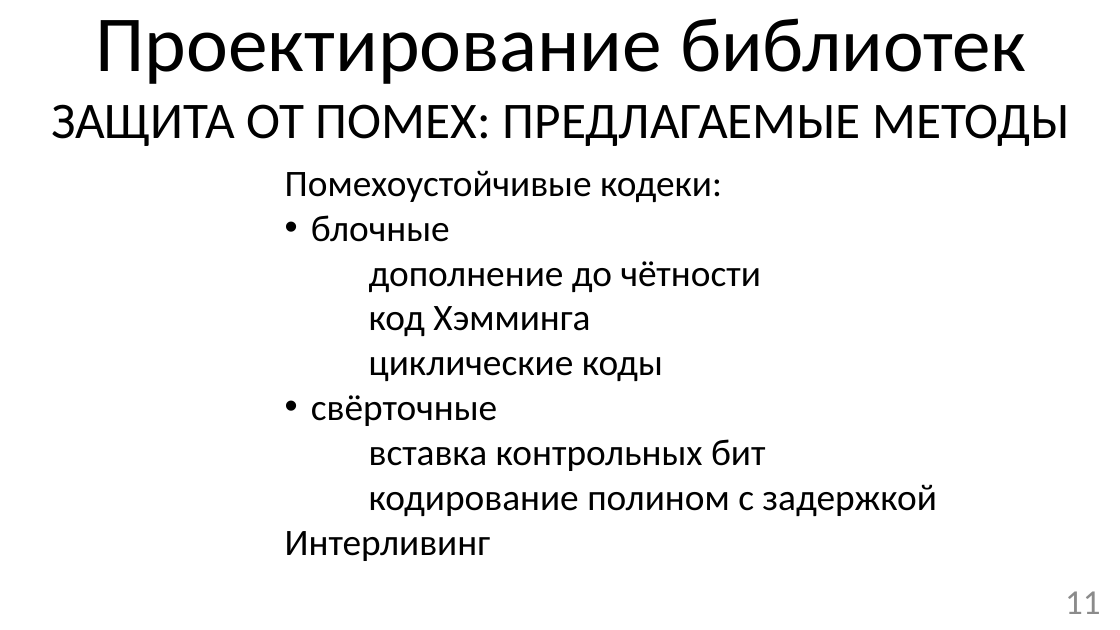
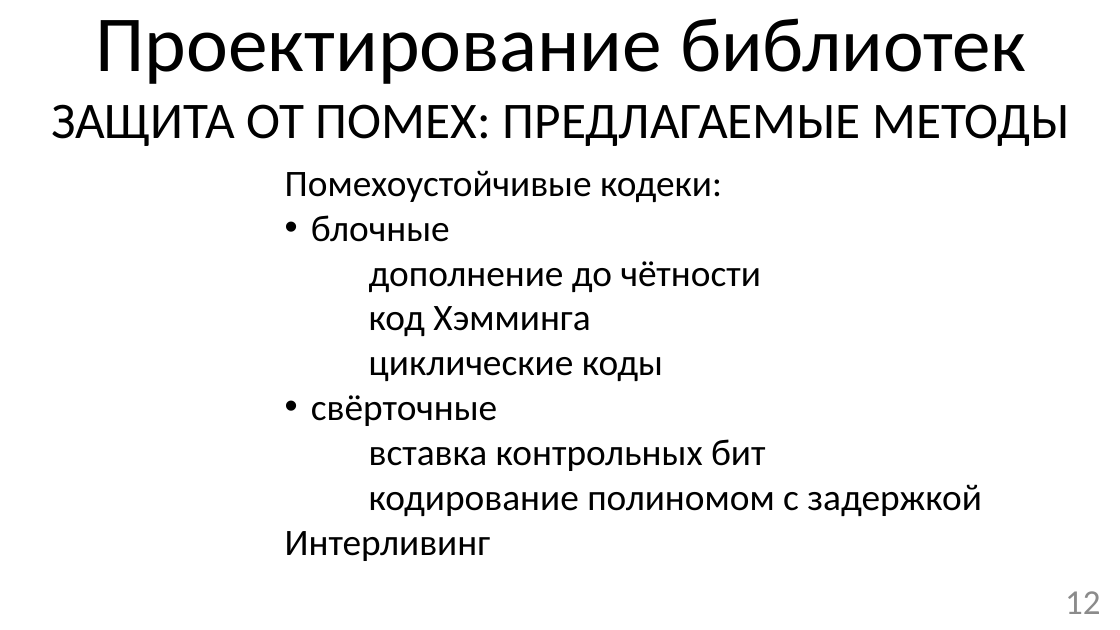
Before and after one commit to mrAdiy/rmsc_bak, a slide deck: slide 12 of Презентация бакалаврской SPEECH.pptx (slide 11 before the commit). Drawn at 1120x630 pixels with LibreOffice and Linux fonts; fonts in the diff are those of the drawing. Boxes give left, top, right and bottom in pixels: in the first picture for what was removed or moved away, otherwise in the second. Text is boxed around its words. In the diff, an @@ line names an element or a change of style, - is before the commit and + after.

```diff
--- a/Презентация бакалаврской SPEECH.pptx
+++ b/Презентация бакалаврской SPEECH.pptx
@@ text at [369,484,982,516]: text changed @@
-кодирование полином с задержкой
+кодирование полиномом с задержкой
@@ page number at [1065,591,1100,614]: text changed @@
-11
+12
```
Also in this commit, not shown: 3 other slides changed, 1 slide added, 3 other files.
